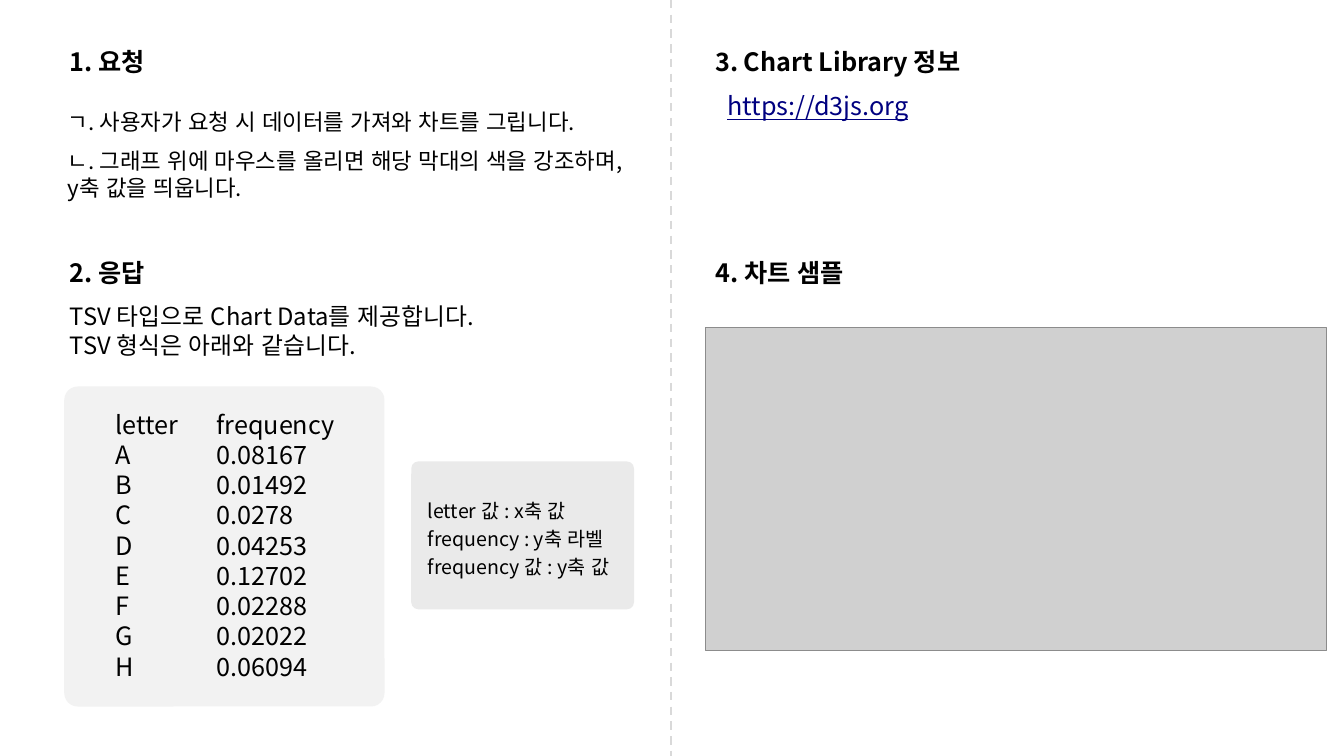
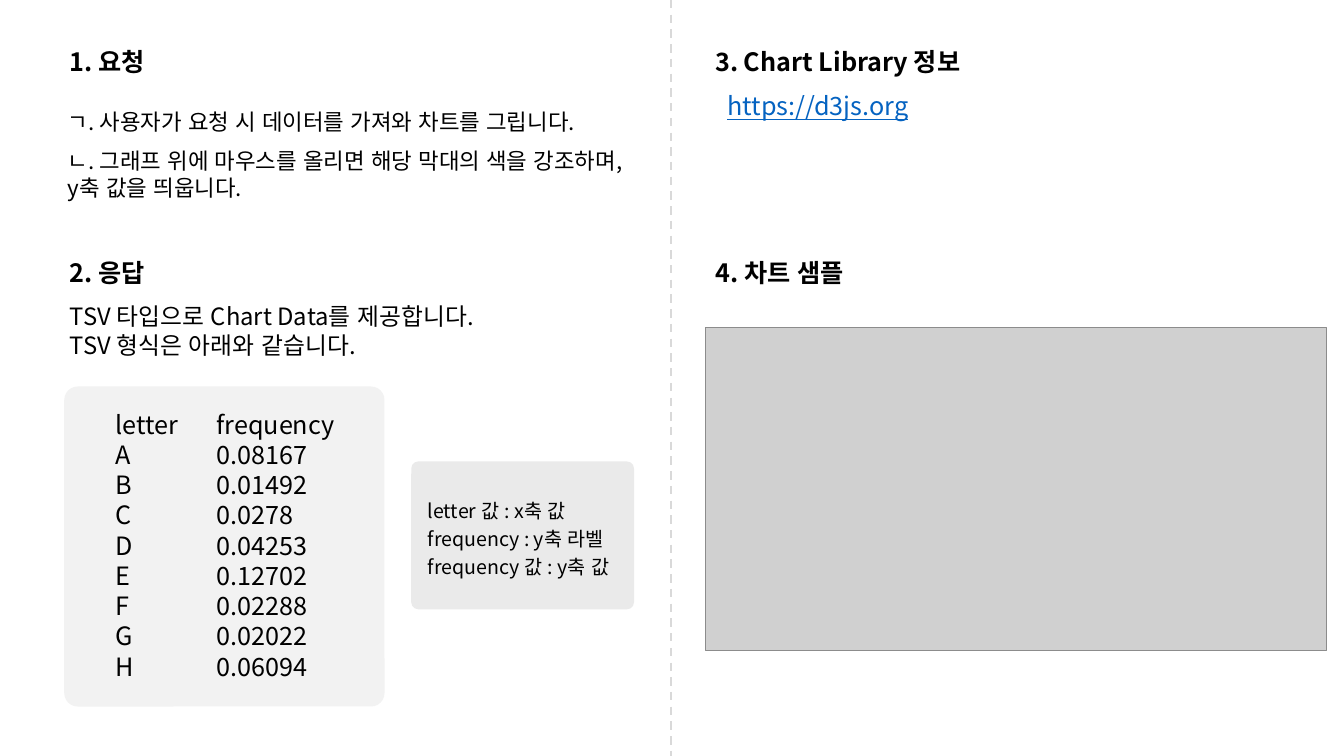
Before and after one commit to gytjs9611/Comento_SW_Dev, a slide deck: slide 2 of [Bar Chart] 인터페이스가이드.pptx. Drawn at 1344x756 pixels with LibreOffice and Linux fonts; fonts in the diff are those of the drawing; grey boxes stand for pictures. Boxes give left, top, right and bottom in pixels: in the first picture for what was removed or moved away, otherwise in the second. Text is boxed around its words. In the diff, an @@ line names an element or a change of style, - is before the commit and + after.

```diff
--- a/[Bar Chart] 인터페이스가이드.pptx
+++ b/[Bar Chart] 인터페이스가이드.pptx
@@ text "https://d3js.org" at (x1=727, y1=95, x2=908, y2=122): text colour #000080 to #0563C1 @@
```
